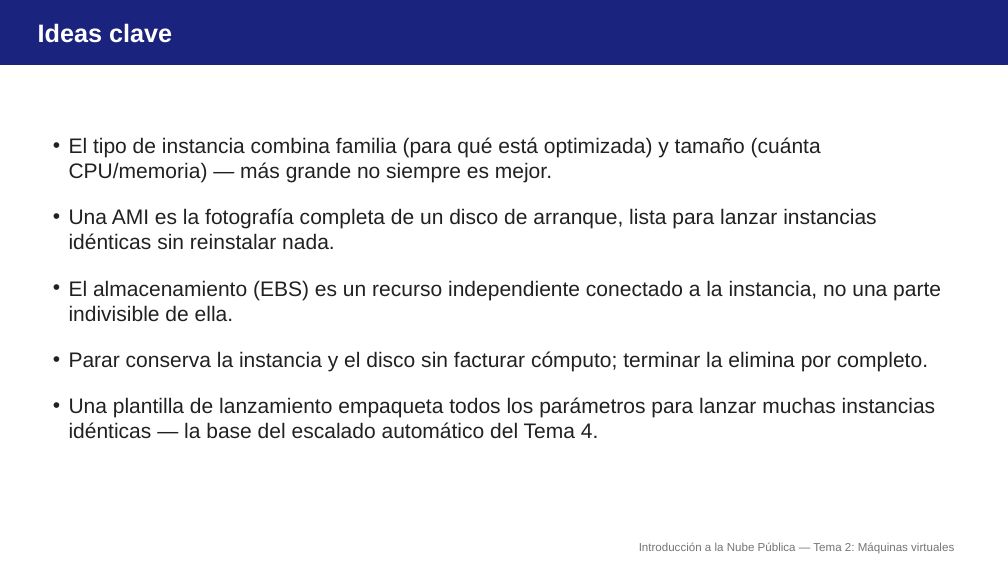
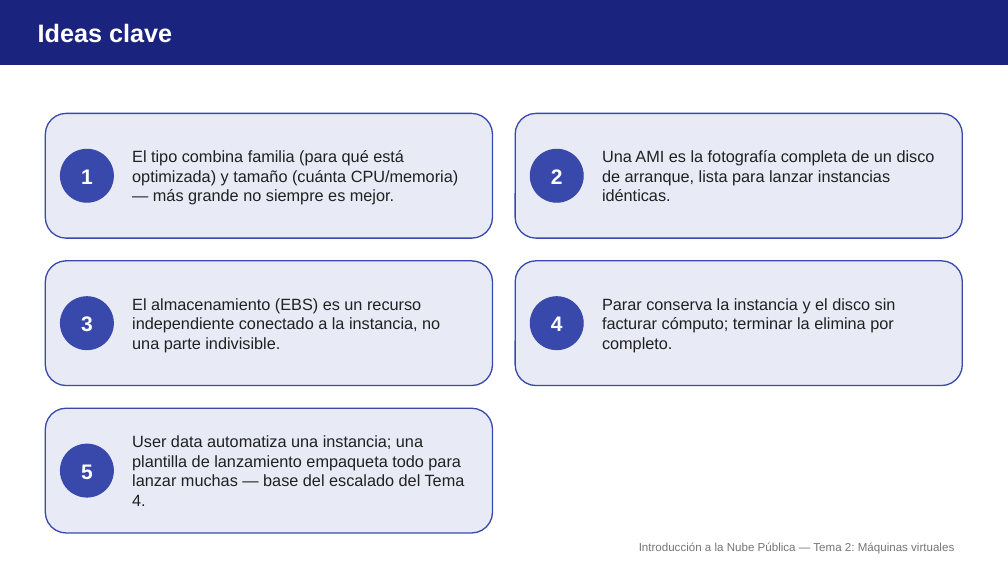
Before and after one commit to aitorventura/introduccion-nube, a slide deck: slide 9 of docs/tema2/diapositivas/maquinas-virtuales.pptx (slide 11 before the commit). Drawn at 1008x567 pixels with LibreOffice and Linux fonts; fonts in the diff are those of the drawing. Boxes give left, top, right and bottom in pixels: in the first picture for what was removed or moved away, otherwise in the second. Text is boxed around its words. In the diff, an @@ line names an element or a change of style, - is before the commit and + after.

Commit message:
Rehace visualmente las diapositivas de Temas 1 a 5
Reconstruye los decks de primer-contacto-aws, vpc-diseno, seguridad-red,
maquinas-virtuales, almacenamiento, bases-datos-gestionadas,
arquitectura-completa, alta-disponibilidad-escalado, dns-https-cdn,
monitorizacion-operacion, iam-aplicado y economia-nube con tarjetas,
tablas y diagramas nativos en vez de listados de texto, revisadas a
90dpi para descartar solapamientos.

```diff
--- a/docs/tema2/diapositivas/maquinas-virtuales.pptx
+++ b/docs/tema2/diapositivas/maquinas-virtuales.pptx
@@ rounded rectangle added at <box>45,113,493,238</box>, fill #E8EAF6, outline #3949AB 1.25 pt @@
@@ rounded rectangle added at <box>516,113,963,238</box>, fill #E8EAF6, outline #3949AB 1.25 pt @@
@@ text removed at <box>69,137,941,439</box> @@
-• El tipo de instancia combina familia (para qué está optimizada) y tamaño (cuánta CPU/memoria) — más grande no siempre es mejor.
-• Una AMI es la fotografía completa de un disco de arranque, lista para lanzar instancias idénticas sin reinstalar nada.
-• El almacenamiento (EBS) es un recurso independiente conectado a la instancia, no una parte indivisible de ella.
-• Parar conserva la instancia y el disco sin facturar cómputo; terminar la elimina por completo.
-• Una plantilla de lanzamiento empaqueta todos los parámetros para lanzar muchas instancias idénticas — la base del escalado automático del Tema 4.
@@ ellipse added at <box>60,150,113,203</box>, fill #3949AB, outline #3949AB 1 pt @@
@@ text added at <box>81,169,93,184</box>, 20 pt, text #FFFFFF, bold @@
+1
@@ text added at <box>132,150,459,205</box>, 15.5 pt, text #212121 @@
+El tipo combina familia (para qué está optimizada) y tamaño (cuánta CPU/memoria) — más grande no siempre es mejor.
@@ ellipse added at <box>530,150,583,203</box>, fill #3949AB, outline #3949AB 1 pt @@
@@ text added at <box>551,169,563,184</box>, 20 pt, text #FFFFFF, bold @@
+2
@@ text added at <box>602,150,935,201</box>, 15.5 pt, text #212121 @@
+Una AMI es la fotografía completa de un disco de arranque, lista para lanzar instancias idénticas.
@@ rounded rectangle added at <box>45,261,493,386</box>, fill #E8EAF6, outline #3949AB 1.25 pt @@
@@ rounded rectangle added at <box>516,261,963,386</box>, fill #E8EAF6, outline #3949AB 1.25 pt @@
@@ ellipse added at <box>60,296,113,349</box>, fill #3949AB, outline #3949AB 1 pt @@
@@ text added at <box>132,298,440,353</box>, 15.5 pt, text #212121 @@
+El almacenamiento (EBS) es un recurso independiente conectado a la instancia, no una parte indivisible.
@@ ellipse added at <box>530,296,583,349</box>, fill #3949AB, outline #3949AB 1 pt @@
@@ text added at <box>602,298,896,353</box>, 15.5 pt, text #212121 @@
+Parar conserva la instancia y el disco sin facturar cómputo; terminar la elimina por completo.
@@ text added at <box>81,316,93,332</box>, 20 pt, text #FFFFFF, bold @@
+3
@@ text added at <box>551,316,563,331</box>, 20 pt, text #FFFFFF, bold @@
+4
@@ rounded rectangle added at <box>45,408,493,533</box>, fill #E8EAF6, outline #3949AB 1.25 pt @@
@@ ellipse added at <box>60,445,113,498</box>, fill #3949AB, outline #3949AB 1 pt @@
@@ text added at <box>132,435,465,506</box>, 15.5 pt, text #212121 @@
+User data automatiza una instancia; una plantilla de lanzamiento empaqueta todo para lanzar muchas — base del escalado del Tema 4.
@@ text added at <box>81,464,93,479</box>, 20 pt, text #FFFFFF, bold @@
+5
```
Also in this commit, not shown: 8 other slides changed, 2 slides removed, 23 other files.
